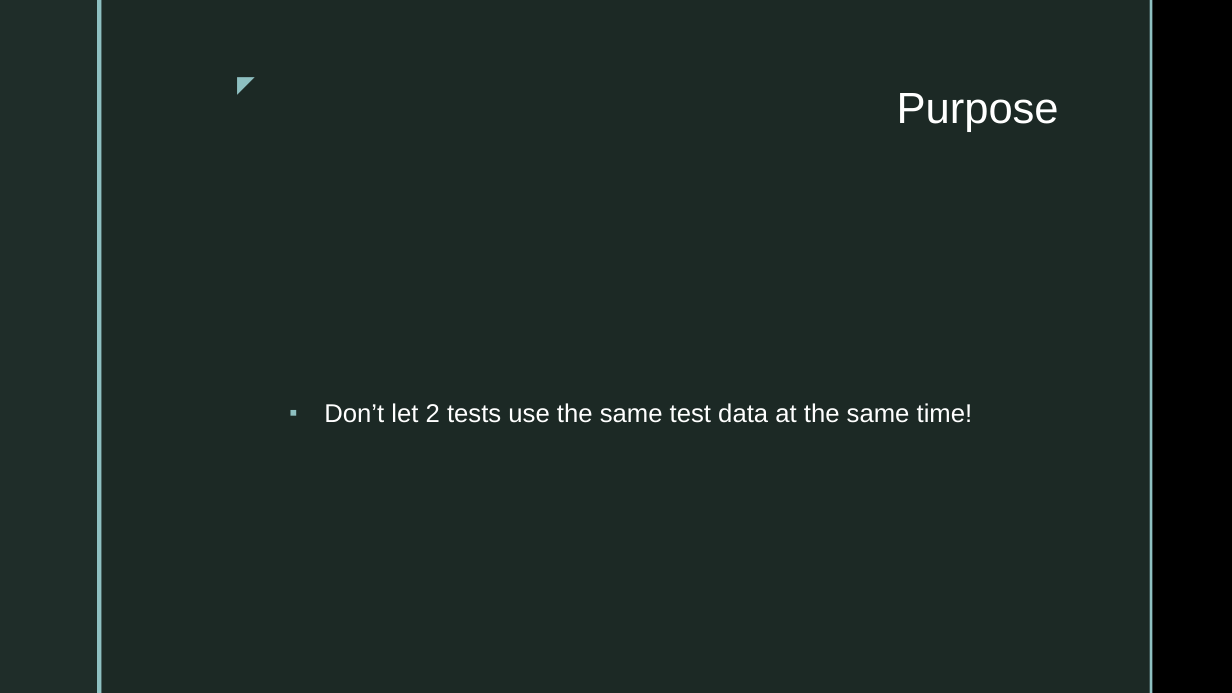
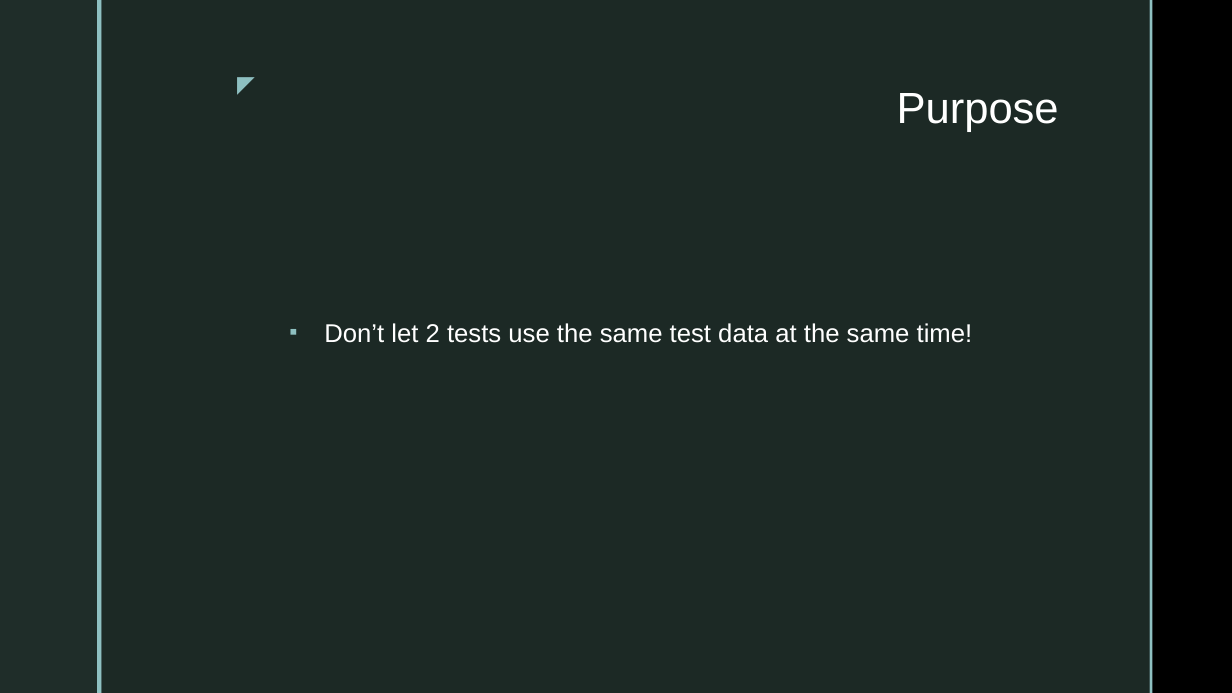
Before and after one commit to smccarthy/profile-service-presentation, a slide deck: slide 3 of profile-service-presentation.pptx. Drawn at 1232x693 pixels with LibreOffice and Linux fonts; fonts in the diff are those of the drawing; background and template pictures are left out. Boxes give left, top, right and bottom in pixels: in the first picture for what was removed or moved away, otherwise in the second. Text is boxed around its words. In the diff, an @@ line names an element or a change of style, - is before the commit and + after.

```diff
--- a/profile-service-presentation.pptx
+++ b/profile-service-presentation.pptx
@@ text "Don’t let 2 tests use ...": place and size @@
-text "Don’t let 2 tests use ..." at <box>324,403,973,423</box>
+text "Don’t let 2 tests use ..." at <box>324,323,973,343</box>
```
Also in this commit, not shown: 4 other slides changed, 1 slide added, 1 other file.
